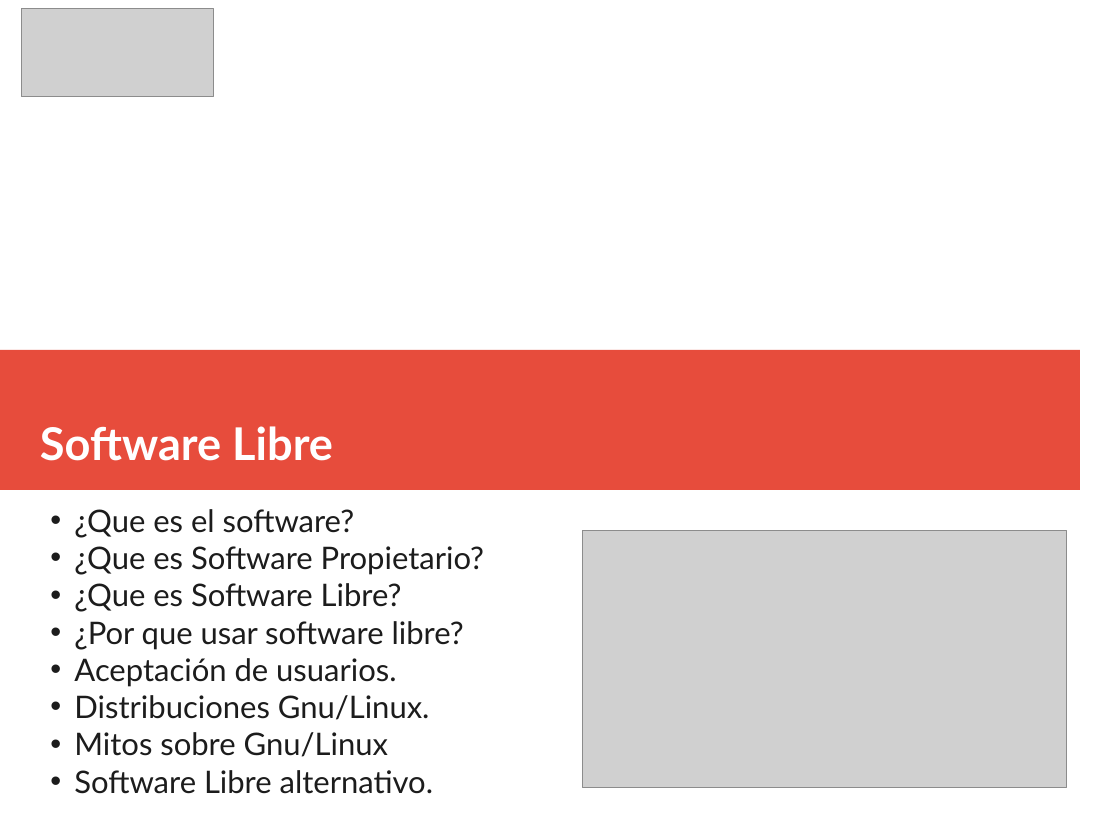
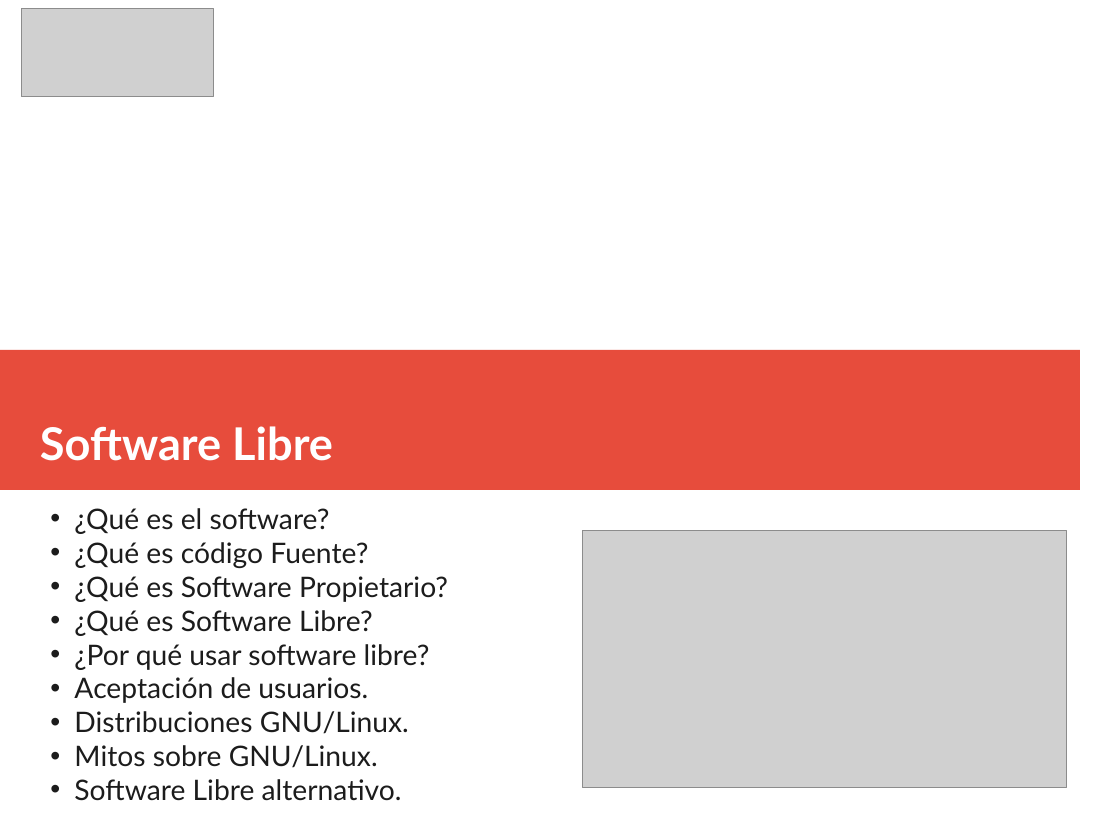
Before and after one commit to gacsnic/exposicion-software-libre, a slide deck: slide 1 of sotfwarelibre.odp. Drawn at 1120x840 pixels with LibreOffice and Linux fonts; fonts in the diff are those of the drawing; grey boxes stand for pictures. Boxes give left, top, right and bottom in pixels: in the first picture for what was removed or moved away, otherwise in the second. Text is boxed around its words. In the diff, an @@ line names an element or a change of style, - is before the commit and + after.

Commit message:
Se agrega tema ¿Qué es el codigo fuente? y se corrigen ortografias

```diff
--- a/sotfwarelibre.odp
+++ b/sotfwarelibre.odp
@@ subtitle at bbox=[74, 508, 448, 670]: text changed; size 22 to 20 pt @@
-• ¿Que es el software?
-• ¿Que es Software Propietario?
-• ¿Que es Software Libre?
-• ¿Por que usar software libre?
+• ¿Qué es el software?
+• ¿Qué es código Fuente?
+• ¿Qué es Software Propietario?
+• ¿Qué es Software Libre?
+• ¿Por qué usar software libre?
@@ subtitle at bbox=[74, 677, 402, 801]: size 22 to 20 pt in "Aceptación de usuarios.", "Software Libre alternativo." @@
@@ subtitle at bbox=[74, 711, 409, 768]: text changed; size 22 to 20 pt @@
-• Distribuciones Gnu/Linux.
-• Mitos sobre Gnu/Linux
+• Distribuciones GNU/Linux.
+• Mitos sobre GNU/Linux.
```
Also in this commit, not shown: 6 other slides changed, 1 slide added, 3 other files.
